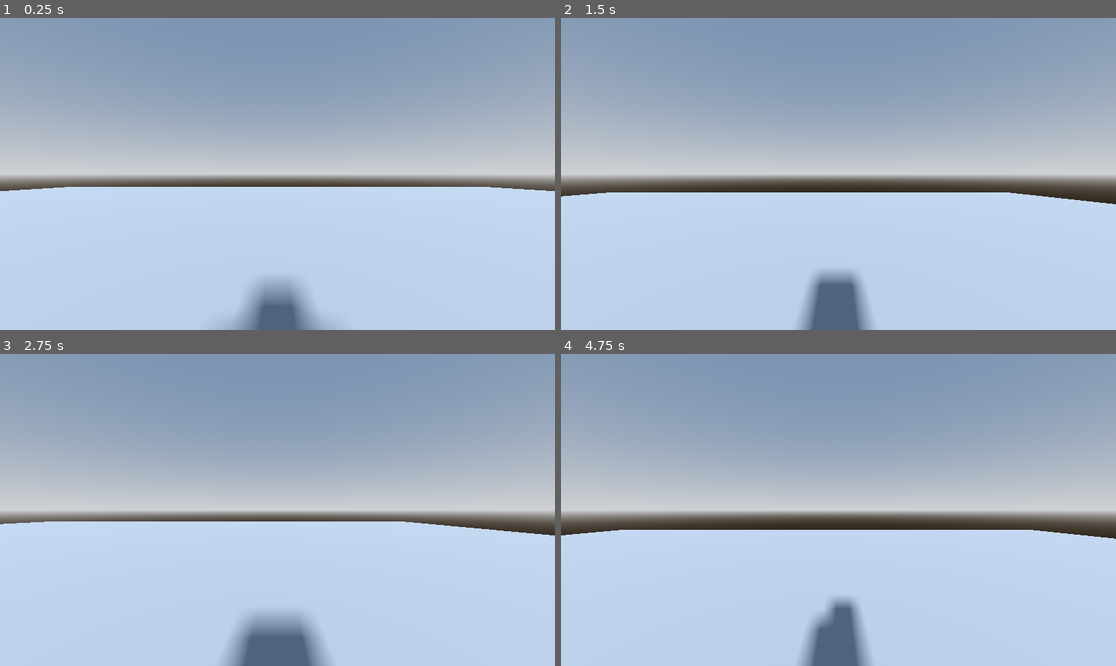
Above: before the commit, frames 1-4 (two rows, left to right).
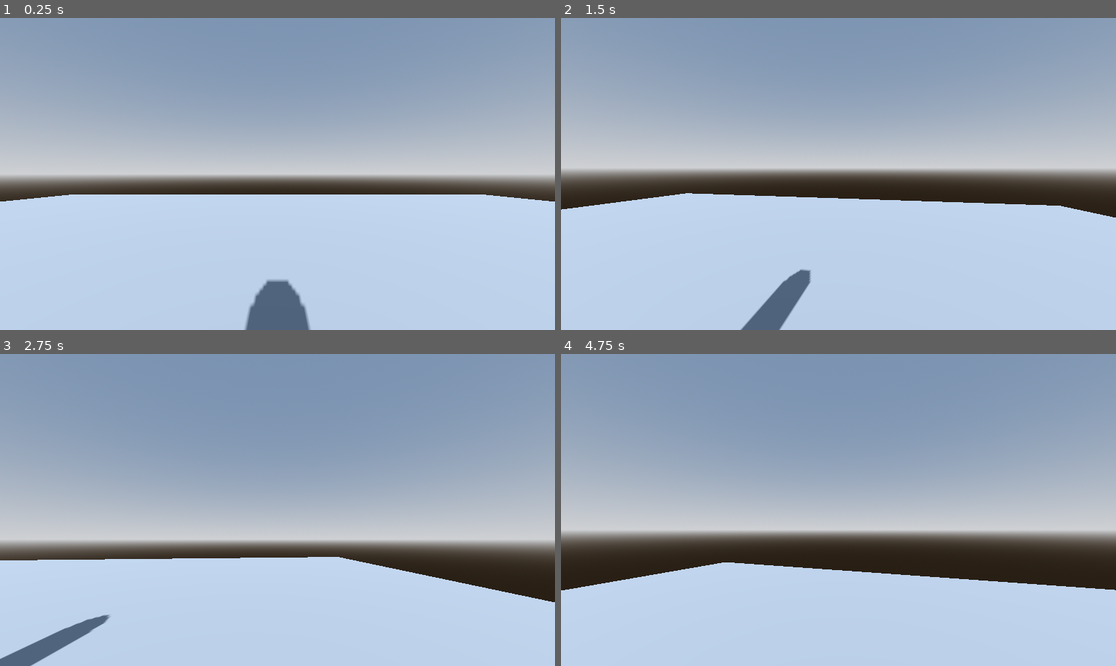
Above: after the commit, the same moments.

Repository: Starkium/gassygodot
Game: Godot game, scene res://game/scenes/TestLevel.tscn
The game is run twice, just before and just after one commit, with the same random seed, the same clock (stepped at 60 frames per second) and the same inputs.
Inputs (mouse positions are in pixels of both pictures, inside the frame that each line leads up to):
- Up to frame 1 (0.25 s): no input
- Up to frame 2 (1.5 s): tap Enter at 0.5 s; move the mouse to (960, 158) at 0.52 s; hold D (move_right, bound only before the commit) 0.53-1.28 s; tap Q (arcane_shield) at 0.6 s; tap Space (jump, bound only before the commit) at 0.77, 1.07 s; tap E (blink_dash, bound only after the commit) at 0.8, 1.35 s; move the mouse to (727, 189) at 1.27 s; hold S (move_back, bound only before the commit) from 1.28 s (still down)
- Up to frame 3 (2.75 s): tap Space (jump, bound only before the commit) at 1.52, 1.82 s; tap Ctrl (blink_dash, bound only before the commit) at 1.55, 2.1 s; move the mouse to (333, 441) at 2.02 s; release S (move_back, bound only before the commit) at 2.03 s; hold D (move_right, bound only before the commit) from 2.03 s (still down); click (333, 441) at 2.3 s
- Up to frame 4 (4.75 s): move the mouse to (810, 572) at 2.77 s; release D (move_right, bound only before the commit) at 2.78 s; hold W (move_forward, bound only before the commit) 2.78-3.53 s; click (810, 572) at 2.85 s; tap Space (jump, bound only before the commit) at 3.02, 3.32, 3.77, 3.8, 4.07, 4.35, 4.52 s; tap Shift (SPRINT, bound only after the commit) at 3.05 s; move the mouse to (1005, 556) at 3.52 s; hold Shift (SPRINT, bound only after the commit) 3.53-4.28 s; hold A (move_left, bound only before the commit) from 3.53 s (still down); move the mouse to (672, 463) at 4.27 s; tap Q (arcane_shield) at 4.55 s

The runs differ from the first frame. In frame 1, 3.6% of the frame differs, in the area x 0-100%, y 54-100%; in frame 2, 11%; in frame 3, 26%, in the area x 0-100%, y 40-100%; in frame 4, 23%.

Commit message:
offload changes
still trying to figure out the best way to pass values to abilities if needed.

Diff:
--- a/game/resources/Abilities/Fireball.gd
+++ b/game/resources/Abilities/Fireball.gd
@@ -4,10 +4,12 @@
 @export var projectile_scene: PackedScene
 
 func execute(asc) -> void:
-	# Spawn a projectile at the mage's position
-	var mage = asc.get_parent() as Node3D
-	var proj = projectile_scene.instantiate()
-	proj.global_transform.origin = mage.global_transform.origin
-	proj.global_transform.basis = mage.global_transform.basis
-	# Add to the current scene
-	mage.get_tree().current_scene.add_child(proj)
+	print("[Fireball] execute called for ability_tag=", ability_tag)
+	var proj = projectile_scene.instantiate() as Area3D
+	var spawn_Transform: Transform3D
+
+	proj.instigator = asc.get_parent() as Node3D
+	asc.get_parent().get_tree().current_scene.add_child(proj)
+
+	proj.global_transform = spawn_Transform
+	print("[Fireball] spawning projectile at", spawn_Transform.origin)
--- a/game/resources/Abilities/Fireball.tres
+++ b/game/resources/Abilities/Fireball.tres
@@ -6,6 +6,7 @@
 [resource]
 script = ExtResource("2_qh40k")
 projectile_scene = ExtResource("1_3at0f")
+spawn_offset = 20.0
 ability_tag = "Ability.Fireball"
 blocked_tags = []
 cooldown = 1.5
--- a/game/scenes/FireballProjectile.tscn
+++ b/game/scenes/FireballProjectile.tscn
@@ -1,6 +1,7 @@
-[gd_scene load_steps=4 format=3 uid="uid://dciqyglcx7y6e"]
+[gd_scene load_steps=5 format=3 uid="uid://dciqyglcx7y6e"]
 
 [ext_resource type="Script" uid="uid://buo7vsu4u86jp" path="res://game/scripts/FireballProjectile.gd" id="1_pul5s"]
+[ext_resource type="Resource" uid="uid://cgbtf0fpm3b8n" path="res://game/resources/Effects/DamageEffect.tres" id="2_ux8s4"]
 
 [sub_resource type="SphereMesh" id="SphereMesh_q4pbd"]
 
@@ -8,6 +9,7 @@
 
 [node name="FireballProjectile" type="Area3D"]
 script = ExtResource("1_pul5s")
+damage_effect = ExtResource("2_ux8s4")
 
 [node name="MeshInstance3D" type="MeshInstance3D" parent="."]
 mesh = SubResource("SphereMesh_q4pbd")
--- a/game/scenes/Mage.tscn
+++ b/game/scenes/Mage.tscn
@@ -12,6 +12,16 @@
 [node name="Mage" type="CharacterBody3D"]
 script = ExtResource("1_yh13e")
 
+[node name="headTarget" type="Node3D" parent="."]
+transform = Transform3D(1, 0, 0, 0, 1, 0, 0, 0, 1, 0, 0.54361, 0)
+
+[node name="cameraTarget" type="Node3D" parent="headTarget"]
+
+[node name="actualHead" type="Node3D" parent="."]
+
+[node name="actualCamera" type="Camera3D" parent="actualHead"]
+current = true
+
 [node name="AbilitySystem" type="Node" parent="."]
 script = ExtResource("1_q6ldm")
 metadata/_custom_type_script = "uid://sa4tjt77jjg1"
@@ -24,10 +34,6 @@
 script = ExtResource("3_vhl5j")
 metadata/_custom_type_script = "uid://bqlde8b46ydlv"
 
-[node name="Camera3D" type="Camera3D" parent="."]
-transform = Transform3D(1, 0, 0, 0, 1, 0, 0, 0, 1, 0, 0.55048, -0.457339)
-current = true
-
 [node name="MeshInstance3D" type="MeshInstance3D" parent="."]
 mesh = SubResource("CapsuleMesh_yh13e")
 
--- a/game/scenes/TestLevel.tscn
+++ b/game/scenes/TestLevel.tscn
@@ -39,4 +39,3 @@
 [node name="DirectionalLight3D" type="DirectionalLight3D" parent="WorldEnvironment"]
 transform = Transform3D(1, 0, 0, 0, 0.930654, 0.3659, 0, -0.3659, 0.930654, 0, 3.69762, 0)
 shadow_enabled = true
-directional_shadow_mode = 0
--- a/game/scripts/FireballProjectile.gd
+++ b/game/scripts/FireballProjectile.gd
@@ -3,15 +3,22 @@
 
 @export var speed: float = 20.0
 @export var damage_effect: GameplayEffect
+var instigator: Node3D
 
 func _ready() -> void:
+	print("[FireballProjectile] spawned at", global_transform.origin)
 	connect("body_entered", Callable(self, "_on_body_entered"))
 
 func _physics_process(delta: float) -> void:
-	# Move forward in local Z
-	translate(transform.basis.z * speed * delta)
+	# Move in the firing direction
+	var direction: Vector3 = -transform.basis.z.normalized()
+	translate(direction * speed * delta)
+
 
 func _on_body_entered(body: Node) -> void:
+	if body == instigator:
+		return  # ignore self-collision
+	print("[FireballProjectile] collided with", body.name)
 	if body.has_method("apply_effect"):
 		body.apply_effect(damage_effect)
 	queue_free()
--- a/game/scripts/Mage.gd
+++ b/game/scripts/Mage.gd
@@ -1,35 +1,80 @@
 # res://game/scripts/Mage.gd
 extends CharacterBody3D
 
-@export var speed: float = 5.0
-@export var jump_velocity: float = 4.5
-@export var gravity: float = 9.8
+@export var speed: float
+@export var CROUCH_SPEED: float = 1.0
+@export var WALK_SPEED:float = 4.0
+@export var SPRINT_SPEED:float = 9.0
+@export var JUMP_VELOCITY: float = 4.5
+@export var GRAVITY: float = 9.8
+@export var SENSITIVITY:float = 0.001
+@export var ACCELERATION: float = 5.0
+
 @onready var asc: AbilitySystem = $AbilitySystem
+@onready var head_target: Node3D = $headTarget
+@onready var camera_target: Node3D = $headTarget/cameraTarget
+@onready var actual_head: Node3D = $actualHead
+@onready var actual_camera: Camera3D = $actualHead/actualCamera
+
+func _ready() -> void:
+	# Grant our abilities so try_activate_by_tag() can find them
+	asc.grant(load("res://game/resources/Abilities/Fireball.tres"))
+	asc.grant(load("res://game/resources/Abilities/ArcaneShield.tres"))
+	asc.grant(load("res://game/resources/Abilities/BlinkDash.tres"))
+
+	Input.set_mouse_mode(Input.MOUSE_MODE_CAPTURED)
+
+func _unhandled_input(event):
+	if event is InputEventMouseMotion:
+		head_target.rotate_y(-event.relative.x * SENSITIVITY)
+		camera_target.rotate_x(-event.relative.y * SENSITIVITY)
+		camera_target.rotation.x = clamp(camera_target.rotation.x, deg_to_rad(-80), deg_to_rad(80))
+
 
 func _physics_process(delta: float) -> void:
-	var dir: Vector3 = Vector3.ZERO
-	if Input.is_action_pressed("move_forward"): dir -= transform.basis.z
-	if Input.is_action_pressed("move_back"):    dir += transform.basis.z
-	if Input.is_action_pressed("move_left"):    dir -= transform.basis.x
-	if Input.is_action_pressed("move_right"):   dir += transform.basis.x
-	dir = dir.normalized()
+	actual_head.position.x = lerp(actual_head.position.x, position.x, ACCELERATION * 5 * delta)
+	actual_head.position.z = lerp(actual_head.position.z, position.z, ACCELERATION * 5 * delta)
+	actual_camera.rotation.x = lerp_angle(actual_camera.rotation.x, camera_target.rotation.x, ACCELERATION * 3 * delta)
+	actual_head.rotation.y = lerp_angle(actual_head.rotation.y, head_target.rotation.y, ACCELERATION * 3 * delta)
+	# Add the gravity.
+	if not is_on_floor():
+		velocity.y -= GRAVITY * delta
 
-	velocity.x = dir.x * speed
-	velocity.z = dir.z * speed
-	if not is_on_floor():
-		velocity.y -= gravity * delta
-	elif Input.is_action_just_pressed("jump"):
-		velocity.y = jump_velocity
+	# Handle jump.
+	if Input.is_action_just_pressed("JUMP") and is_on_floor():
+		velocity.y = JUMP_VELOCITY
 
-	# Move the character; returns true if collided
+	if Input.is_action_pressed("CROUCH"):
+		speed = CROUCH_SPEED
+		actual_head.position.y = lerp(actual_head.position.y, position.y - 0.5, delta * ACCELERATION * 4)
+	elif Input.is_action_pressed("SPRINT"):
+		speed = SPRINT_SPEED
+		actual_head.position.y = lerp(actual_head.position.y, position.y, delta * ACCELERATION * 4)
+	else:
+		speed = WALK_SPEED
+		actual_head.position.y = lerp(actual_head.position.y, position.y, delta * ACCELERATION * 4)
+
+
+	# Get the input direction and handle the movement/deceleration.
+	# As good practice, you should replace UI actions with custom gameplay actions.
+	var input_dir = Input.get_vector("LEFT", "RIGHT", "FORWARD", "BACKWARD")
+	var direction = (actual_head.transform.basis * Vector3(input_dir.x, 0, input_dir.y)).normalized()
+	if is_on_floor():
+		if direction:
+			velocity.x = lerp(velocity.x, direction.x * speed, ACCELERATION * delta * 2)
+			velocity.z = lerp(velocity.z, direction.z * speed, ACCELERATION * delta * 2)
+		else:
+			velocity.x = lerp(velocity.x, direction.x * speed, ACCELERATION * delta)
+			velocity.z = lerp(velocity.z, direction.z * speed, ACCELERATION * delta)
+	else:
+		velocity.x = lerp(velocity.x, direction.x * speed, ACCELERATION * delta * 0.5)
+		velocity.z = lerp(velocity.z, direction.z * speed, ACCELERATION * delta * 0.5)
+
 	move_and_slide()
 
 	if Input.is_action_just_pressed("cast_fireball"):
 		asc.try_activate_by_tag("Ability.Fireball")
-		print("called fireball")
 	elif Input.is_action_just_pressed("arcane_shield"):
 		asc.try_activate_by_tag("Ability.ArcaneShield")
-		print("called arcane shield")
 	elif Input.is_action_just_pressed("blink_dash"):
 		asc.try_activate_by_tag("Ability.BlinkDash")
-		print("called blink dash")
--- a/project.godot
+++ b/project.godot
@@ -25,24 +25,39 @@
 
 [input]
 
-move_forward={
+FORWARD={
 "deadzone": 0.2,
 "events": [Object(InputEventKey,"resource_local_to_scene":false,"resource_name":"","device":0,"window_id":0,"alt_presse …(189 unchanged characters)…
 ]
 }
-move_back={
+BACKWARD={
 "deadzone": 0.2,
 "events": [Object(InputEventKey,"resource_local_to_scene":false,"resource_name":"","device":0,"window_id":0,"alt_presse …(189 unchanged characters)…
 ]
 }
-move_left={
+LEFT={
 "deadzone": 0.2,
 "events": [Object(InputEventKey,"resource_local_to_scene":false,"resource_name":"","device":0,"window_id":0,"alt_presse …(189 unchanged characters)…
 ]
 }
-move_right={
+RIGHT={
 "deadzone": 0.2,
 "events": [Object(InputEventKey,"resource_local_to_scene":false,"resource_name":"","device":0,"window_id":0,"alt_presse …(189 unchanged characters)…
+]
+}
+JUMP={
+"deadzone": 0.2,
+"events": [Object(InputEventKey,"resource_local_to_scene":false,"resource_name":"","device":0,"window_id":0,"alt_pressed":false,"shift_pressed":false,"ctrl_pressed":false,"meta_pressed":false,"pressed":false,"keycode":0,"physical_keycode":32,"key_label":0,"unicode":0,"location":0,"echo":false,"script":null)
+]
+}
+CROUCH={
+"deadzone": 0.2,
+"events": [Object(InputEventKey,"resource_local_to_scene":false,"resource_name":"","device":-1,"window_id":0,"alt_pressed":false,"shift_pressed":false,"ctrl_pressed":false,"meta_pressed":false,"pressed":false,"keycode":0,"physical_keycode":4194326,"key_label":0,"unicode":0,"location":0,"echo":false,"script":null)
+]
+}
+SPRINT={
+"deadzone": 0.2,
+"events": [Object(InputEventKey,"resource_local_to_scene":false,"resource_name":"","device":-1,"window_id":0,"alt_pressed":false,"shift_pressed":false,"ctrl_pressed":false,"meta_pressed":false,"pressed":false,"keycode":0,"physical_keycode":4194325,"key_label":0,"unicode":0,"location":0,"echo":false,"script":null)
 ]
 }
 cast_fireball={
@@ -57,12 +72,7 @@
 }
 blink_dash={
 "deadzone": 0.2,
-"events": [Object(InputEventKey,"resource_local_to_scene":false,"resource_name":"","device":0,"window_id":0,"alt_pressed":false,"shift_pressed":false,"ctrl_pressed":false,"meta_pressed":false,"pressed":false,"keycode":0,"physical_keycode":4194326,"key_label":0,"unicode":0,"location":0,"echo":false,"script":null)
-]
-}
-jump={
-"deadzone": 0.2,
-"events": [Object(InputEventKey,"resource_local_to_scene":false,"resource_name":"","device":0,"window_id":0,"alt_pressed":false,"shift_pressed":false,"ctrl_pressed":false,"meta_pressed":false,"pressed":false,"keycode":0,"physical_keycode":32,"key_label":0,"unicode":0,"location":0,"echo":false,"script":null)
+"events": [Object(InputEventKey,"resource_local_to_scene":false,"resource_name":"","device":-1,"window_id":0,"alt_pressed":false,"shift_pressed":false,"ctrl_pressed":false,"meta_pressed":false,"pressed":false,"keycode":0,"physical_keycode":69,"key_label":0,"unicode":101,"location":0,"echo":false,"script":null)
 ]
 }
 
